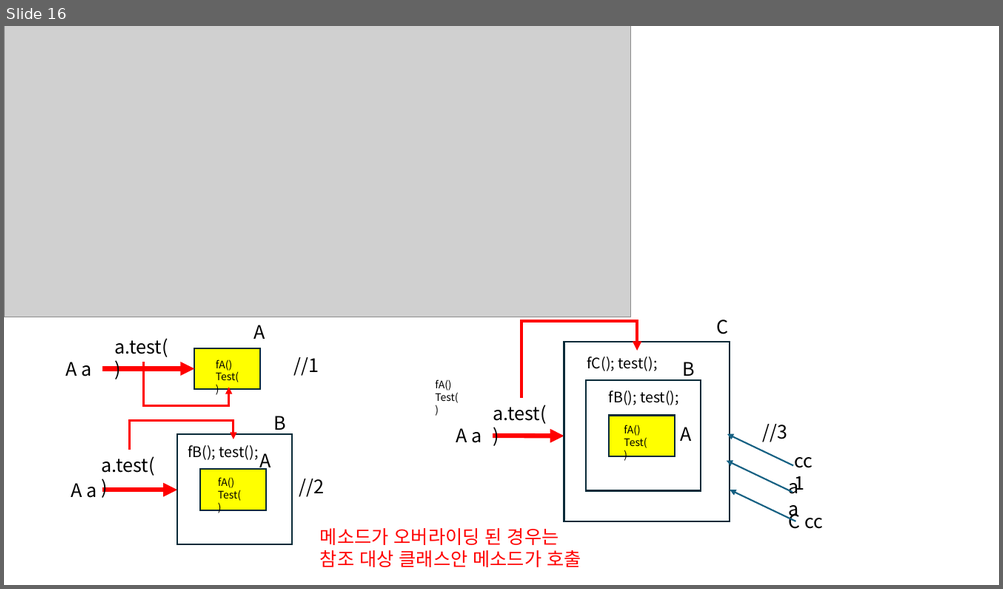
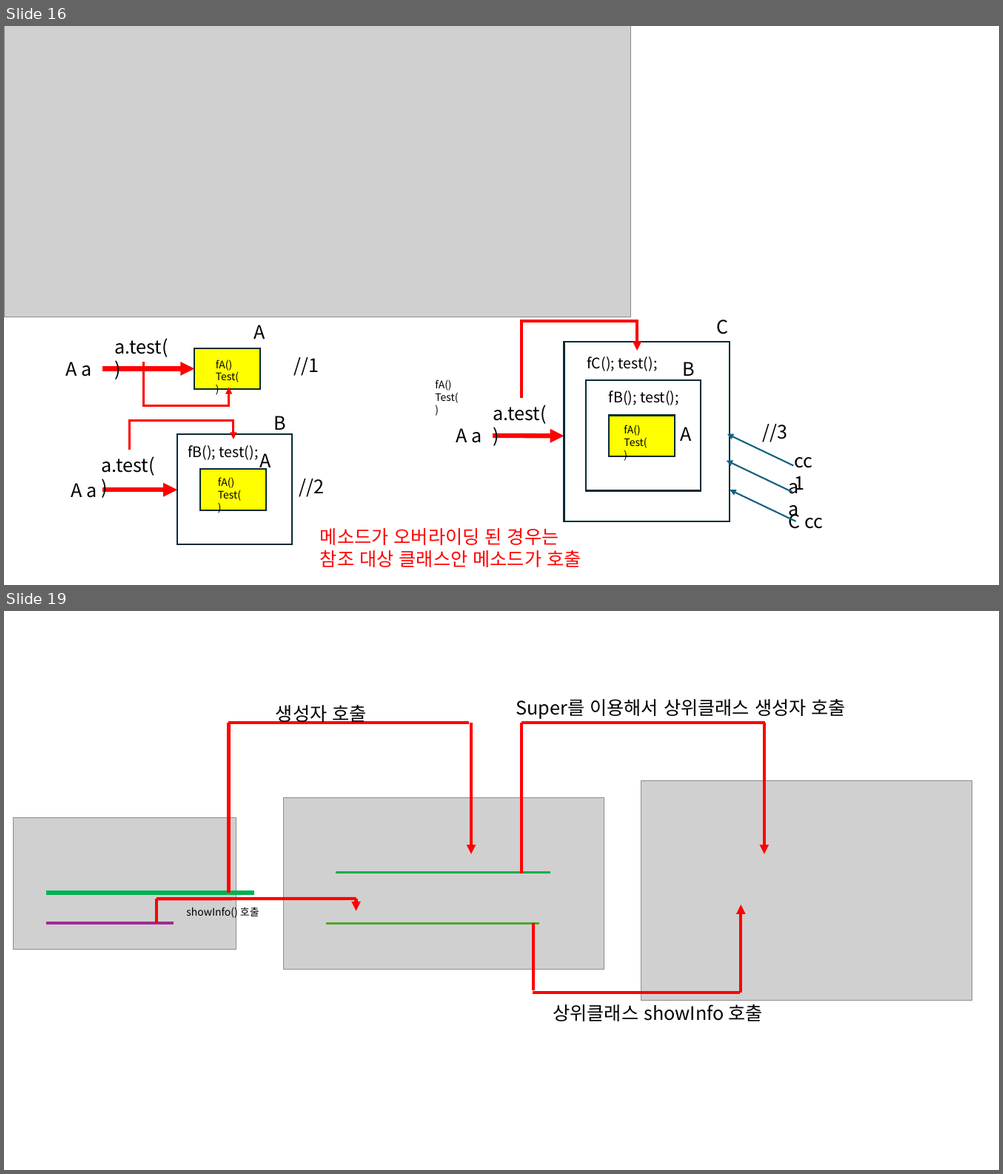
Before and after one commit to sinaboro/Java_20251020, a slide deck: java수업.pptm. Shown one above the other, each under a label of ours: slide 16 before the commit, slides 16 and 19 after it; the slides between them are not shown. The pictures are 1003x589 and 1003x1174 pixels, drawn with LibreOffice and Linux fonts; fonts in the diff are those of the drawing; grey boxes stand for pictures. Boxes give left, top, right and bottom in pixels: in the first picture for what was removed or moved away, otherwise in the second. Text is boxed around its words. In the diff, an @@ line names an element or a change of style, - is before the commit and + after.

```diff
--- a/java수업.pptm
+++ b/java수업.pptm
@@ slide 19 added at (x1=4, y1=611, x2=999, y2=1170), background #FFFFFF @@
@@ text added at (x1=515, y1=699, x2=845, y2=719), 18 pt, text #000000 @@
+Super를 이용해서 상위클래스 생성자 호출
@@ text added at (x1=276, y1=705, x2=366, y2=724), 18 pt, text #000000 @@
+생성자 호출
@@ line added from (228, 893) to (228, 723), #FF0000 3 pt @@
@@ line added from (228, 723) to (469, 723), #FF0000 3 pt @@
@@ arrow added from (471, 723) to (471, 854), #FF0000 3 pt @@
@@ line added from (522, 874) to (522, 723), #FF0000 3 pt @@
@@ line added from (522, 723) to (765, 723), #FF0000 3 pt @@
@@ arrow added from (764, 723) to (764, 854), #FF0000 3 pt @@
@@ picture added at (x1=641, y1=781, x2=972, y2=1000) @@
@@ picture added at (x1=284, y1=798, x2=604, y2=970) @@
@@ picture added at (x1=13, y1=817, x2=236, y2=950) @@
@@ line added from (336, 873) to (550, 873), #00B050 2.25 pt @@
@@ line added from (45, 893) to (254, 893), #00B050 4.5 pt @@
@@ line added from (156, 923) to (156, 899), #FF0000 3 pt @@
@@ line added from (156, 899) to (356, 899), #FF0000 3 pt @@
@@ arrow added from (356, 899) to (356, 911), #FF0000 3 pt @@
@@ text added at (x1=186, y1=906, x2=259, y2=920), 10 pt, text #000000 @@
+showInfo() 호출
@@ arrow added from (741, 993) to (741, 905), #FF0000 3 pt @@
@@ line added from (45, 923) to (173, 923), #A02B93 3 pt @@
@@ line added from (327, 923) to (540, 923), #4EA72E 2.25 pt @@
@@ line added from (533, 923) to (533, 991), #FF0000 3 pt @@
@@ line added from (532, 993) to (740, 993), #FF0000 3 pt @@
@@ text added at (x1=552, y1=1005, x2=762, y2=1022), 18 pt, text #000000 @@
+상위클래스 showInfo 호출
```
Also in this commit, not shown: 2 other slides added, 8 other files.
